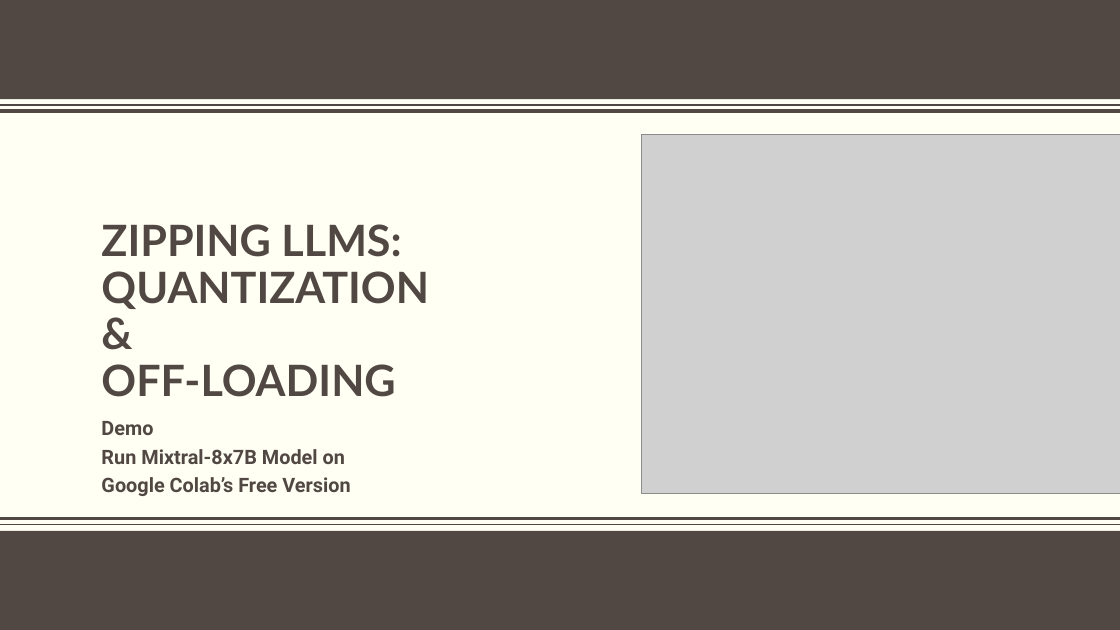
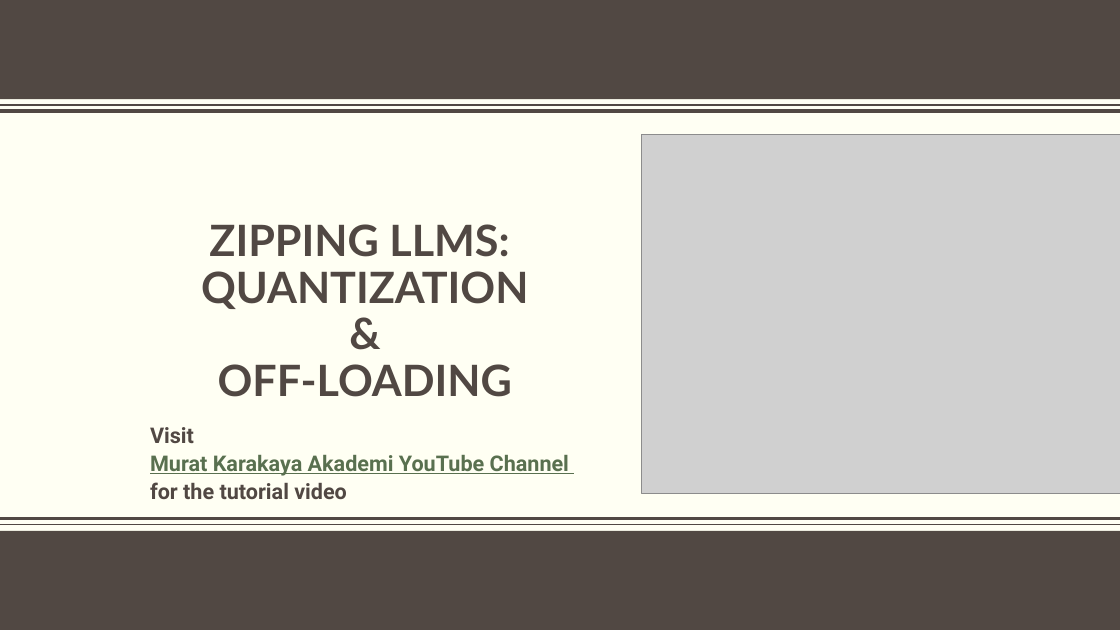
Before and after one commit to kmkarakaya/Deep-Learning-Tutorials, a slide deck: slide 1 of ppt/Quantization and offloading.pptx. Drawn at 1120x630 pixels with LibreOffice and Linux fonts; fonts in the diff are those of the drawing; grey boxes stand for pictures; background and template pictures are left out. Boxes give left, top, right and bottom in pixels: in the first picture for what was removed or moved away, otherwise in the second. Text is boxed around its words. In the diff, an @@ line names an element or a change of style, - is before the commit and + after.

```diff
--- a/ppt/Quantization and offloading.pptx
+++ b/ppt/Quantization and offloading.pptx
@@ title "ZIPPING LLMS: QUANTIZATION & OFF-LOADING" at box(201, 224, 529, 397): alignment left to centre @@
@@ subtitle at box(150, 427, 569, 499): text changed; size 17 to 18.5 pt; text colour #514843 to #59704F @@
-Demo
-Run Mixtral-8x7B Model on
-Google Colab’s Free Version
+Visit
+Murat Karakaya Akademi YouTube Channel
+for the tutorial video
```
Also in this commit, not shown: 27 other slides changed.
